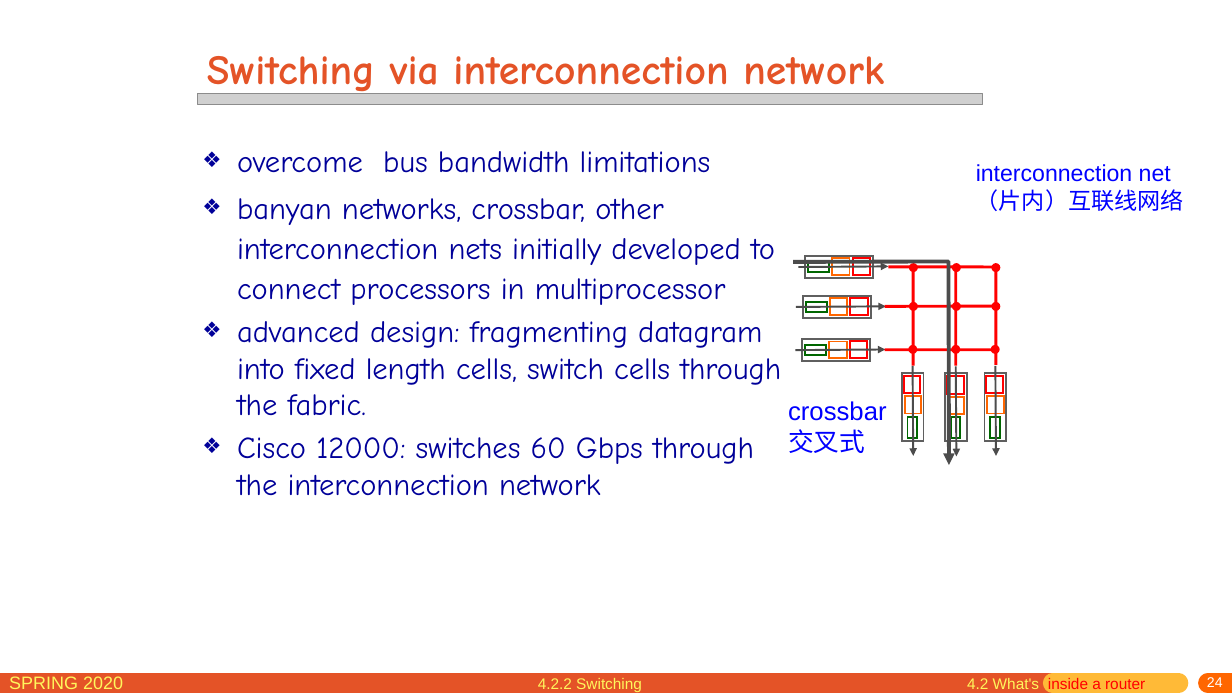
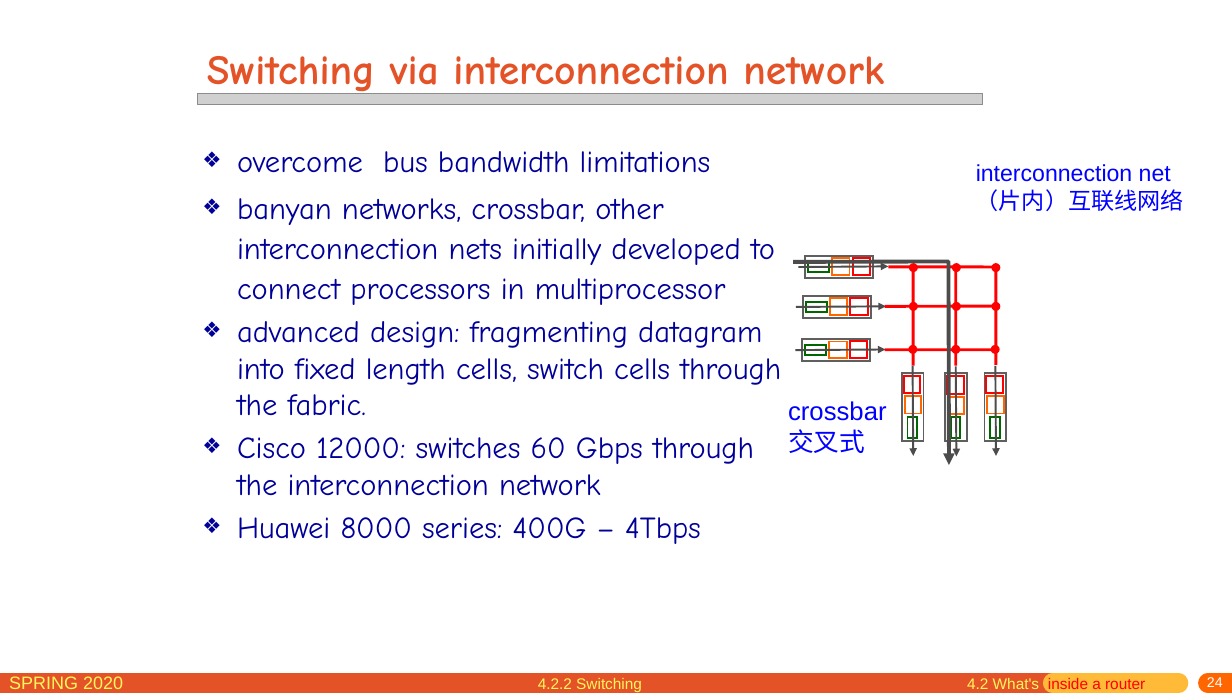
Before and after one commit to network-distributed/presentations, a slide deck: slide 24 of chapter4.pptx. Drawn at 1232x693 pixels with LibreOffice and Linux fonts; fonts in the diff are those of the drawing; grey boxes stand for pictures. Boxes give left, top, right and bottom in pixels: in the first picture for what was removed or moved away, otherwise in the second. Text is boxed around its words. In the diff, an @@ line names an element or a change of style, - is before the commit and + after.

Commit message:
add huawei products

```diff
--- a/chapter4.pptx
+++ b/chapter4.pptx
@@ text at (x1=237, y1=517, x2=701, y2=544): paragraph added @@
+❖ Huawei 8000 series: 400G – 4Tbps
```
Also in this commit, not shown: 1 other file.
